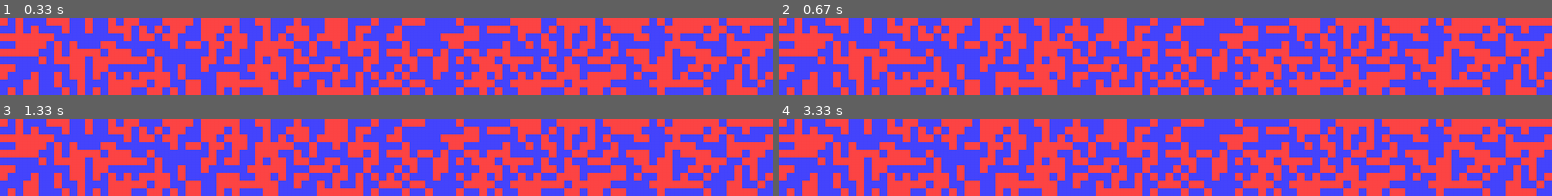
Above: before the commit, frames 1-4 (two rows, left to right).
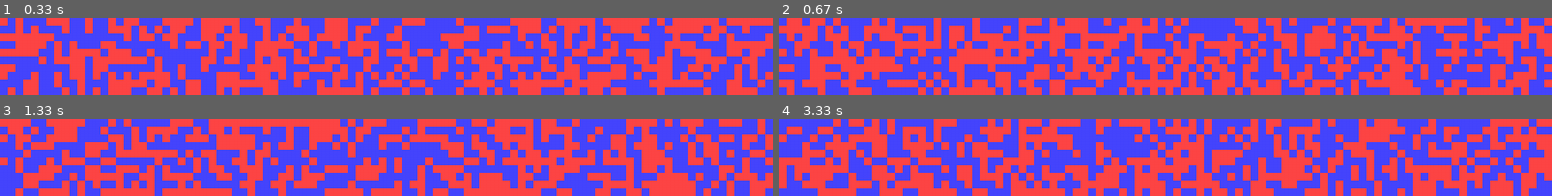
Above: after the commit, the same moments.

Repository: matkoniecz/quick-beautiful
Game: pygame game, started from 16-pygame-example-world-history-generator/02-pygame-rectangles-from-data.py
Two runs of this game, one before a commit and one after it. Both use one fixed random seed, a clock stepped at 60 frames per second and the inputs below.
Inputs:
- Up to frame 1 (0.33 s): no input
- Up to frame 2 (0.67 s): no input
- Up to frame 3 (1.33 s): no input
- Up to frame 4 (3.33 s): no input

Frame 1 is identical in both runs. In frame 2, 48% of the frame differs, in the area x 0-100%, y 0-100%; in frame 3, 49%; in frame 4, 53%.

Commit message:
actually show animation

Diff:
--- a/16-pygame-example-world-history-generator/02-pygame-rectangles-from-data.py
+++ b/16-pygame-example-world-history-generator/02-pygame-rectangles-from-data.py
@@ -35,14 +35,14 @@
 
 def main():
     pygame.init()
-    world = World((100, 10))
     while True:
+        world = World((100, 10))
         for event in pygame.event.get():
             if event.type == QUIT:
                 pygame.quit()
                 sys.exit()
-        time.sleep(0.01)
         world.show_world_state()
+        time.sleep(0.5)
 
 
 main()
